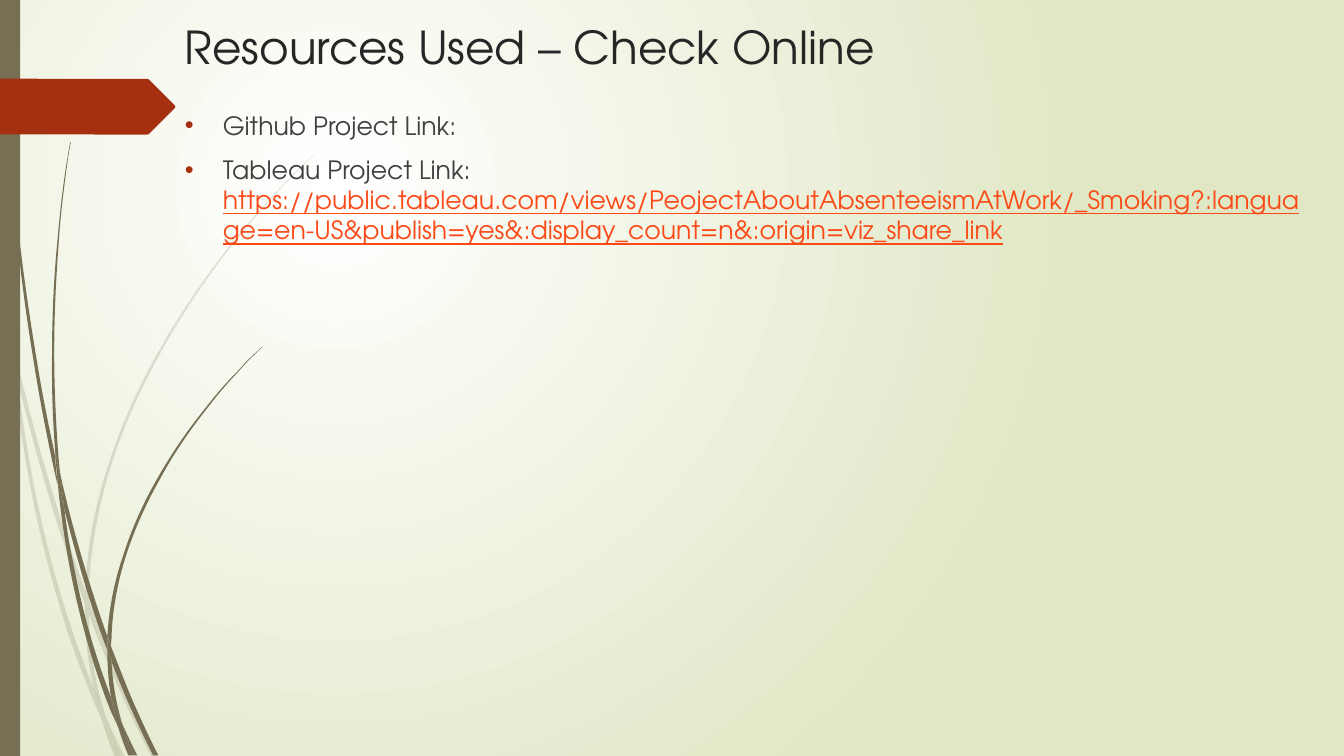
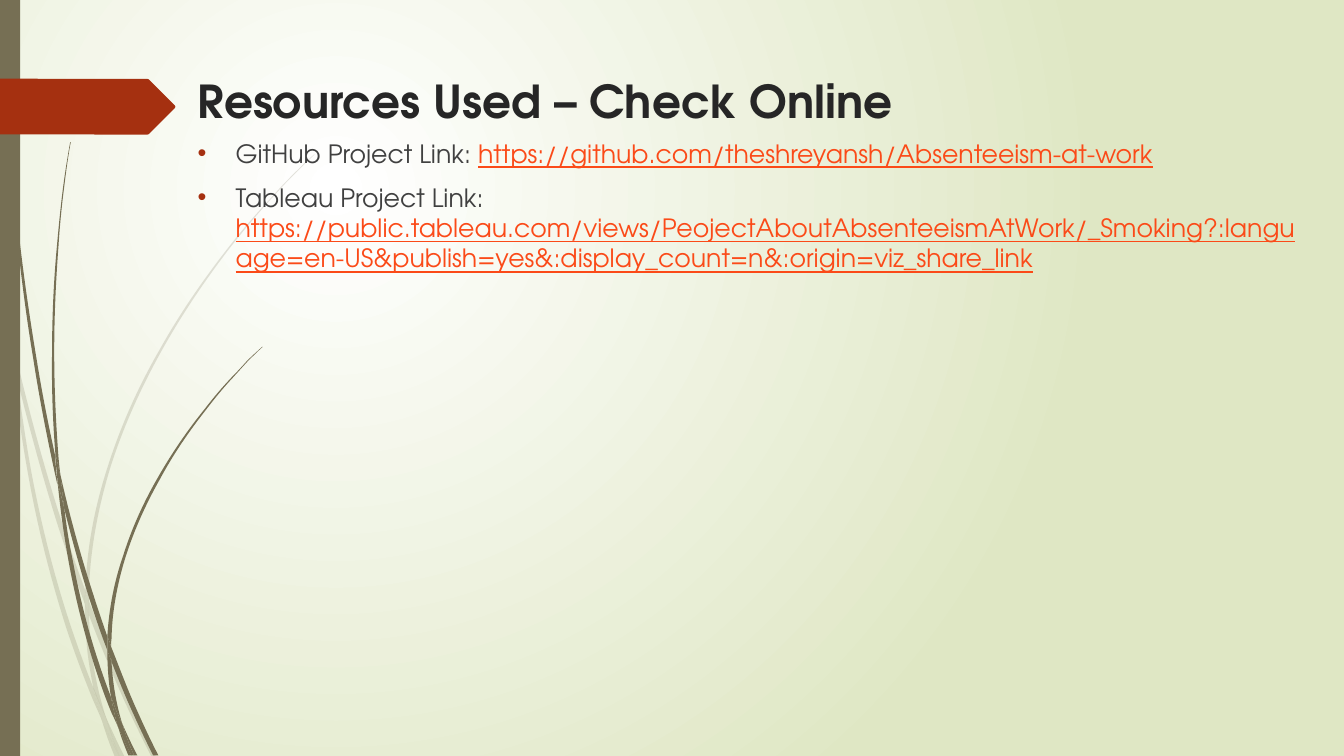
Before and after one commit to theshreyansh/Absenteeism-at-work, a slide deck: slide 18 of Business Report Absenteeism_at_work.pptx (slide 6 before the commit). Drawn at 1344x756 pixels with LibreOffice and Linux fonts; fonts in the diff are those of the drawing. Boxes give left, top, right and bottom in pixels: in the first picture for what was removed or moved away, otherwise in the second. Text is boxed around its words. In the diff, an @@ line names an element or a change of style, - is before the commit and + after.

```diff
--- a/Business Report Absenteeism_at_work.pptx
+++ b/Business Report Absenteeism_at_work.pptx
@@ title "Resources Used – Check Online": place and size @@
-title "Resources Used – Check Online" at [185,30,874,65]
+title "Resources Used – Check Online" at [198,83,892,119]
@@ title "Resources Used – Check Online" at [198,83,892,119]: bold on @@
@@ text "GitHub Project Link: https://github.com/theshreyansh/Absente ...": place and size @@
-text "GitHub Project Link: https://github.com/theshreyansh/Absente ..." at [223,116,1299,245]
+text "GitHub Project Link: https://github.com/theshreyansh/Absente ..." at [236,144,1295,273]
@@ text at [236,144,1152,169]: text changed; text colour #404040 to #FB4A18 @@
-• Github Project Link:
+• GitHub Project Link: https://github.com/theshreyansh/Absenteeism-at-work
```
Also in this commit, not shown: 4 other slides changed, 14 slides added, 2 slides removed, 7 other files.
